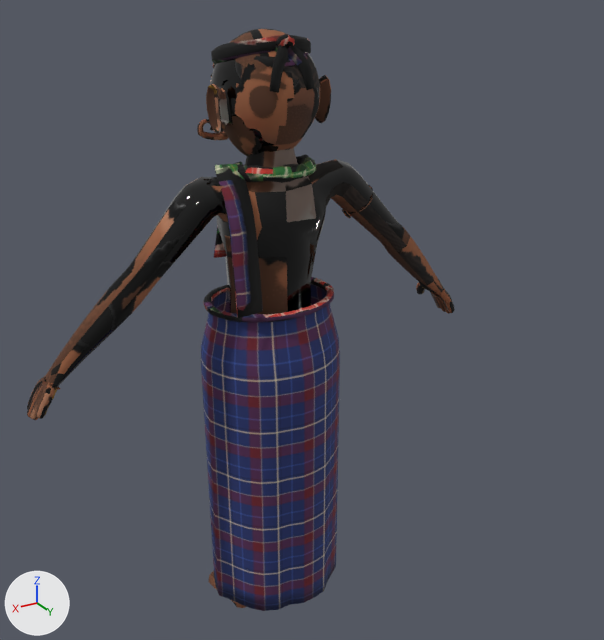
An edit to the Blender file assets-source/blender/characters/thief.blend, drawn before and after from the same camera.
The view is the same before and after, from a 50 mm camera at (0.977, 1.792, 1.789) aimed at (-0.137, -0.064, 0.862). Arrows for +X, +Y and +Z are at lower left; the lights stay in place. The older version comes first.

Objects in the first picture: 'Headband', 'Thief'.
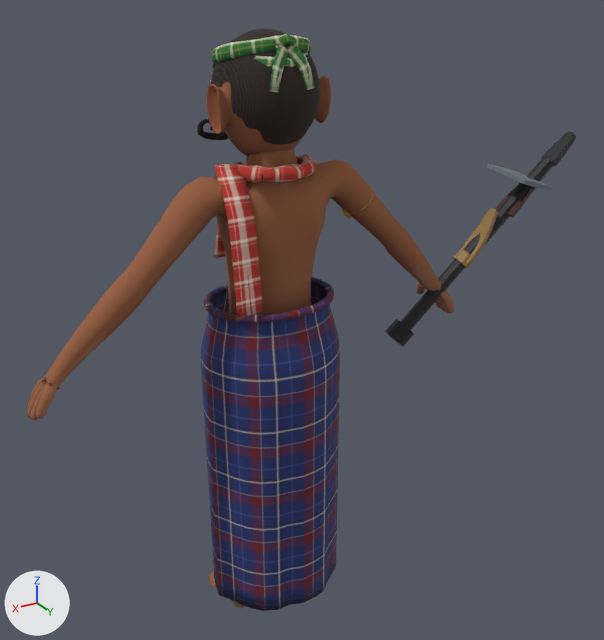
The change, as a diff of the scene's bpy script:
```diff
--- a/assets-source/blender/characters/thief.blend.py
+++ b/assets-source/blender/characters/thief.blend.py
@@ mat_thief_props @@
+mat_thief_props = bpy.data.materials.new('Thief_Props')
+mat_thief_props.use_nodes = True; mat_thief_props.node_tree.nodes.clear()
+_N = mat_thief_props.node_tree.nodes; _L = mat_thief_props.node_tree.links
+n0 = _N.new('ShaderNodeOutputMaterial'); n0.name = 'Material Output'
+n1 = _N.new('ShaderNodeBsdfPrincipled'); n1.name = 'Principled BSDF'
+n1.inputs[2].default_value = 0.6  # 'Roughness'
+n2 = _N.new('ShaderNodeVertexColor'); n2.name = 'Color Attribute'
+n2.layer_name = 'Col'
+_L.new(n2.outputs[0], n1.inputs[0])  # 'Color' to 'Base Color'
+_L.new(n1.outputs[0], n0.inputs[0])  # 'BSDF' to 'Surface'
@@ me_thief @@
 me_thief.from_pydata(...)  # 6096 vertices, 6016 faces; spans x -0.64..0.64, y -0.2..0.17, z 0.0..1.64
 # used by ob_thief; location = (0.0, 0.0, 0.0)
+# me_thief part 1: 5387 kept faces spanning x -0.64..0.64, y -0.2..0.17, z 0.0..1.64 get new texture (UV) coordinates
 me_thief.materials.append(mat_thief_cloth)
@@ me_headband @@
 me_headband.from_pydata(...)  # 318 vertices, 332 faces; spans x -0.122..0.117, y -0.085..0.126, z 1.518..1.639
 # used by ob_headband; location = (0.0, 0.0, 0.0)
+# me_headband part 2: texture (UV) coordinates of 332 of 332 faces, centred in x -0.12..0.117, y -0.073..0.124, z 1.519..1.636, changed; they spanned u 0.0..1.0, v 0.0..0.99 and now span u 0.0..0.99, v 0.0..1.0
 me_headband.materials.append(mat_thief_cloth)
@@ me_tool_iron_shabol @@
+me_tool_iron_shabol.from_pydata(...)  # 52 vertices, 38 faces; spans x -0.035..0.035, y -0.035..0.035, z -0.2..0.61
+me_tool_iron_shabol.materials.append(mat_thief_props)
@@ me_tool_tin_kodal @@
+me_tool_tin_kodal.from_pydata(...)  # 40 vertices, 26 faces; spans x -0.08..0.08, y -0.106..0.024, z -0.12..0.433
+me_tool_tin_kodal.materials.append(mat_thief_props)
@@ me_tool_soft_khurpi @@
+me_tool_soft_khurpi.from_pydata(...)  # 52 vertices, 38 faces; spans x -0.03..0.03, y -0.047..0.026, z -0.07..0.28
+me_tool_soft_khurpi.materials.append(mat_thief_props)
@@ me_tool_bamboo_khunti @@
+me_tool_bamboo_khunti.from_pydata(...)  # 68 vertices, 48 faces; spans x -0.035..0.035, y -0.018..0.018, z -0.09..0.43
+me_tool_bamboo_khunti.materials.append(mat_thief_props)
@@ ob_tool_iron_shabol @@
+ob_tool_iron_shabol = bpy.data.objects.new('Tool_iron-shabol', me_tool_iron_shabol)
+ob_tool_iron_shabol.location = (-0.574, -0.004, 0.889)
+ob_tool_iron_shabol.rotation_euler = (-0.796, 0.104, 1.551)  # degrees (-46, 6, 89)
@@ ob_tool_tin_kodal @@
+ob_tool_tin_kodal = bpy.data.objects.new('Tool_tin-kodal', me_tool_tin_kodal)
+ob_tool_tin_kodal.location = (-0.574, -0.004, 0.889)
+ob_tool_tin_kodal.rotation_euler = (-0.796, 0.104, 1.551)  # degrees (-46, 6, 89)
@@ ob_tool_soft_khurpi @@
+ob_tool_soft_khurpi = bpy.data.objects.new('Tool_soft-khurpi', me_tool_soft_khurpi)
+ob_tool_soft_khurpi.location = (-0.574, -0.004, 0.889)
+ob_tool_soft_khurpi.rotation_euler = (-0.796, 0.104, 1.551)  # degrees (-46, 6, 89)
@@ ob_tool_bamboo_khunti @@
+ob_tool_bamboo_khunti = bpy.data.objects.new('Tool_bamboo-khunti', me_tool_bamboo_khunti)
+ob_tool_bamboo_khunti.location = (-0.574, -0.004, 0.889)
+ob_tool_bamboo_khunti.rotation_euler = (-0.796, 0.104, 1.551)  # degrees (-46, 6, 89)
```

What differs and where, as boxes [x1, y1, x2, y2] in the pictures (604 x 640 px):
'Tool_iron-shabol', added: after [385, 131, 576, 347]
'Tool_soft-khurpi', added (brown): after [453, 207, 498, 269]
'Tool_tin-kodal', added: after [487, 163, 553, 199]
'Tool_bamboo-khunti', added: after [495, 187, 533, 218]
part 1 of me_thief, surface changed: [27, 29, 455, 607] in both
part 2 of me_headband, surface changed (black to green): [211, 34, 315, 93] in both
